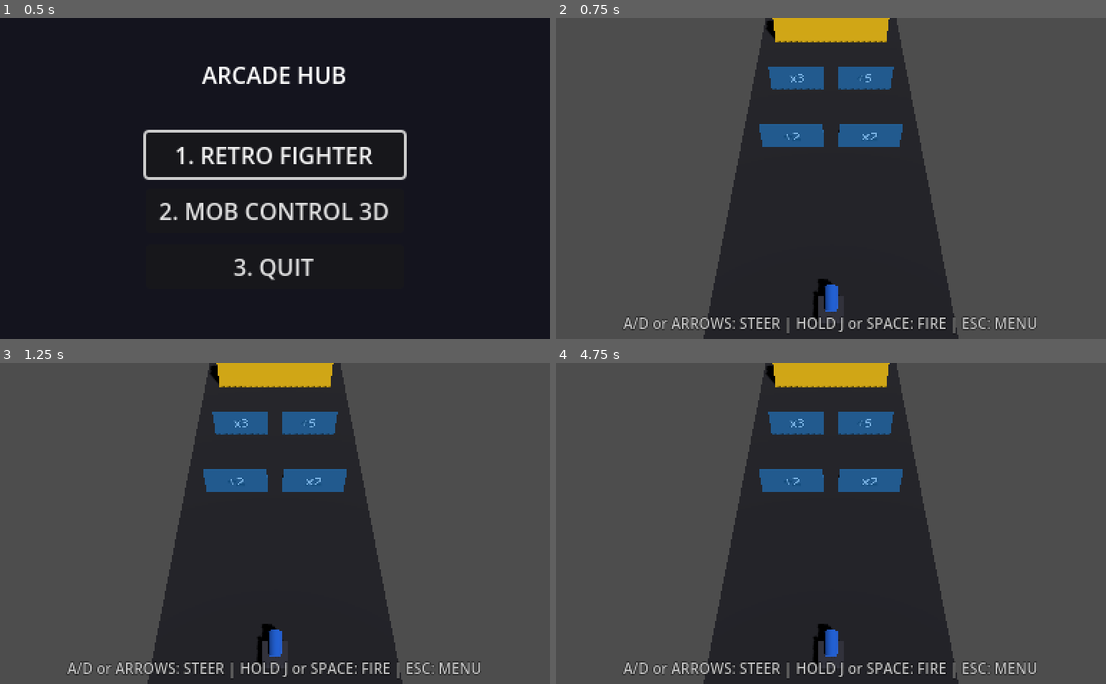
Above: before the commit, frames 1-4 (two rows, left to right).
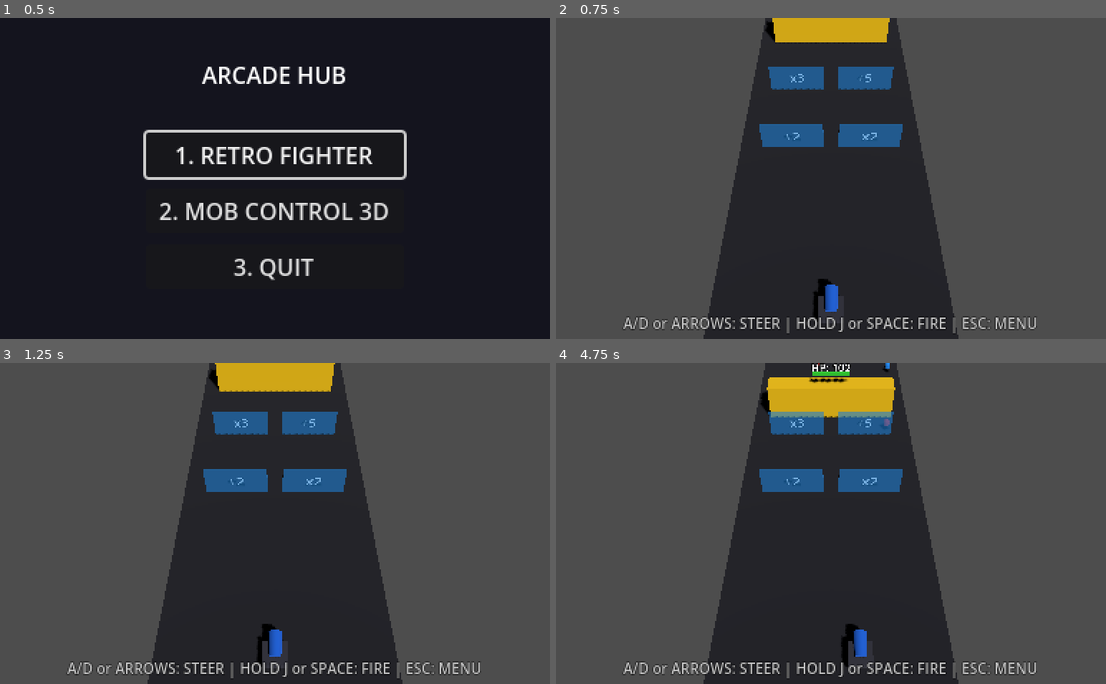
Above: after the commit, the same moments.

Repository: Antares1980/retro-fighter
Game: Godot game, scene res://scenes/Menu.tscn
The game is run twice, just before and just after one commit, with the same random seed, the same clock (stepped at 60 frames per second) and the same inputs. Sound files missing from this copy of the repository are replaced by a short silence.
Inputs (mouse positions are in pixels of both pictures, inside the frame that each line leads up to):
- Up to frame 1 (0.5 s): no input
- Up to frame 2 (0.75 s): click "2. MOB CONTROL 3D" at 0.5 s
- Up to frame 3 (1.25 s): no input
- Up to frame 4 (4.75 s): tap Enter (ui_accept) at 1.25, 1.52, 4.52 s; move the mouse to (952, 507) at 1.27 s; hold D (p1_right) 1.28-2 s; hold Space (mc_fire) 1.28-2 s; click (952, 507) at 1.42 s; drag from (721, 539) to (803, 587) at 2.02 s; move the mouse to (886, 452) at 2.77 s; hold D (p1_right) 2.78-3.5 s; tap K (p1_kick) at 2.85 s; click (886, 452) at 2.92 s; drag from (803, 587) to (666, 475) at 3.52 s; move the mouse to (996, 571) at 4.27 s; hold A (p1_left) from 4.28 s (still down); tap Keypad 0 (p2_block) at 4.35 s; click (996, 571) at 4.42 s

Frame 1 is identical in both runs. In frame 2, less than 0.1% of the frame differs, in the area x 38-61%, y 0-8%; in frame 3, 0.4%; in frame 4, 4.1%, in the area x 37-62%, y 0-95%.
Error before the commit: Parse Error: Cannot find member "VAULT" in base "GiantEnemy3D.EntityMode". (res://scripts/mob_control/MobControlMain.gd:805)

Commit message:
fix(mob_control): remove invalid EntityMode.VAULT assignment on GiantEnemy3D in spawn_vault

Diff:
--- a/scripts/mob_control/MobControlMain.gd
+++ b/scripts/mob_control/MobControlMain.gd
@@ -802,7 +802,6 @@
 	var vault: Node3D
 	if GiantEnemyScene != null:
 		var giant = GiantEnemyScene.instantiate() as GiantEnemy3DScript
-		giant.entity_mode = GiantEnemy3DScript.EntityMode.VAULT
 		giant.speed = 0.0
 		giant.hp = vault_hp
 		giant.max_hp = vault_hp
